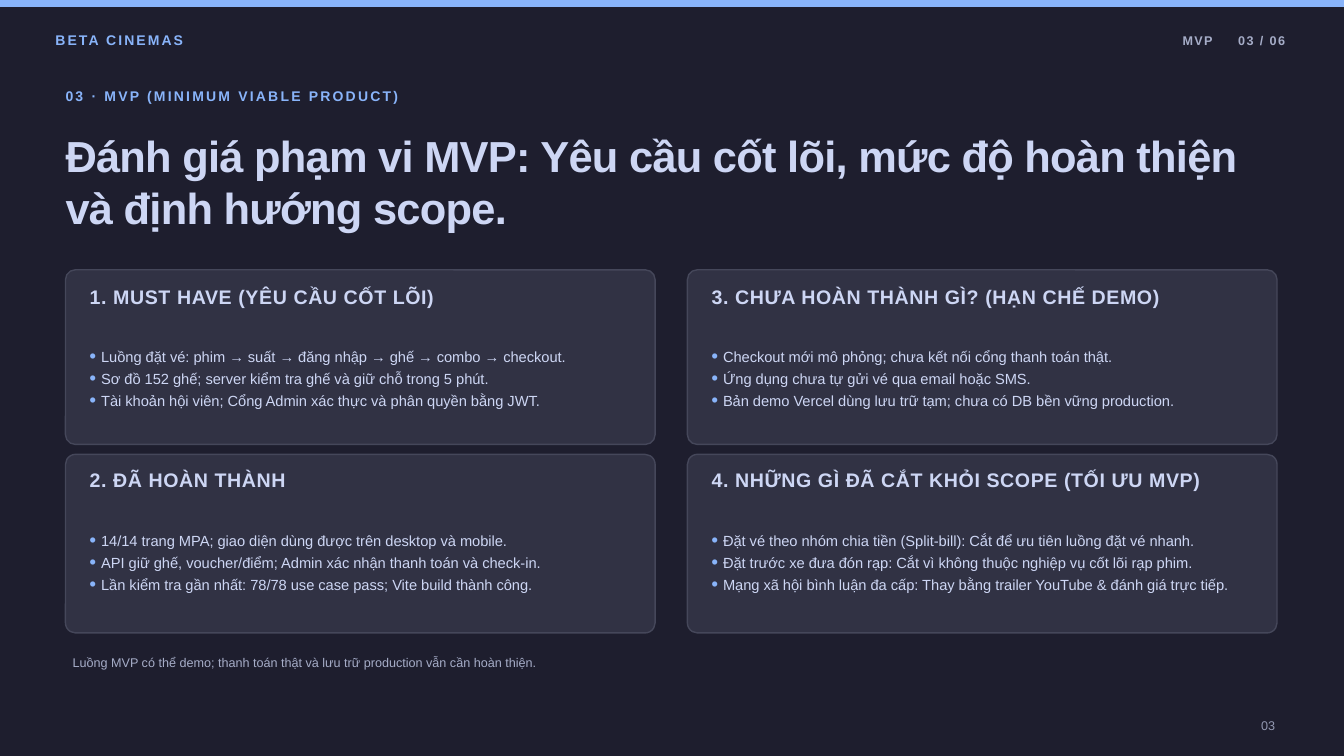
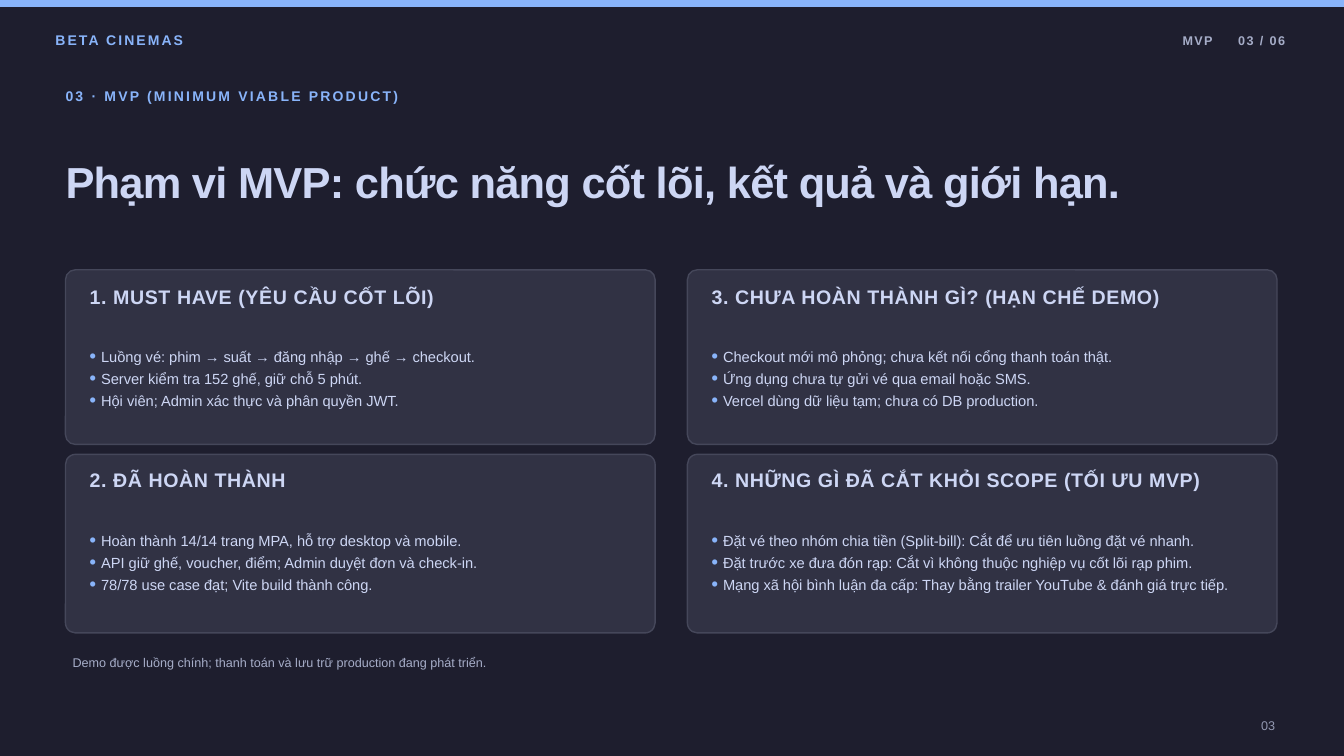
Before and after one commit to AsakiYuki/web2064-fa26, a slide deck: slide 3 of Beta-Cinemas-Presentation.odp. Drawn at 1344x756 pixels with LibreOffice and Linux fonts; fonts in the diff are those of the drawing. Boxes give left, top, right and bottom in pixels: in the first picture for what was removed or moved away, otherwise in the second. Text is boxed around its words. In the diff, an @@ line names an element or a change of style, - is before the commit and + after.

Commit message:
docs(presentation): reduce slide text

```diff
--- a/Beta-Cinemas-Presentation.odp
+++ b/Beta-Cinemas-Presentation.odp
@@ text at (66, 164, 1120, 206): text changed @@
-Đánh giá phạm vi MVP: Yêu cầu cốt lõi, mức độ hoàn thiện và định hướng scope.
+Phạm vi MVP: chức năng cốt lõi, kết quả và giới hạn.
@@ text at (101, 350, 475, 409): text changed @@
-• Luồng đặt vé: phim → suất → đăng nhập → ghế → combo → checkout.
-• Sơ đồ 152 ghế; server kiểm tra ghế và giữ chỗ trong 5 phút.
-• Tài khoản hội viên; Cổng Admin xác thực và phân quyền bằng JWT.
+• Luồng vé: phim → suất → đăng nhập → ghế → checkout.
+• Server kiểm tra 152 ghế, giữ chỗ 5 phút.
+• Hội viên; Admin xác thực và phân quyền JWT.
@@ text at (723, 395, 1038, 409): text changed @@
-• Bản demo Vercel dùng lưu trữ tạm; chưa có DB bền vững production.
+• Vercel dùng dữ liệu tạm; chưa có DB production.
@@ text at (101, 535, 477, 593): text changed @@
-• 14/14 trang MPA; giao diện dùng được trên desktop và mobile.
-• API giữ ghế, voucher/điểm; Admin xác nhận thanh toán và check-in.
-• Lần kiểm tra gần nhất: 78/78 use case pass; Vite build thành công.
+• Hoàn thành 14/14 trang MPA, hỗ trợ desktop và mobile.
+• API giữ ghế, voucher, điểm; Admin duyệt đơn và check-in.
+• 78/78 use case đạt; Vite build thành công.
@@ text at (73, 657, 486, 670): text changed @@
-Luồng MVP có thể demo; thanh toán thật và lưu trữ production vẫn cần hoàn thiện.
+Demo được luồng chính; thanh toán và lưu trữ production đang phát triển.
```
Also in this commit, not shown: 5 other slides changed.
